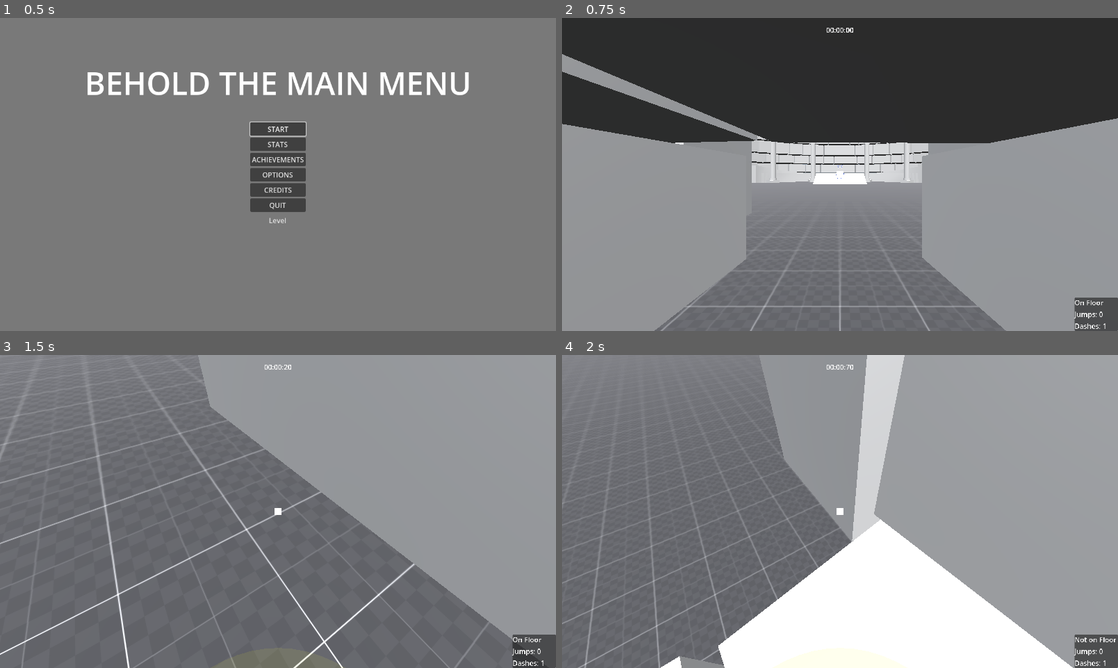
Above: before the commit, frames 1-4 (two rows, left to right).
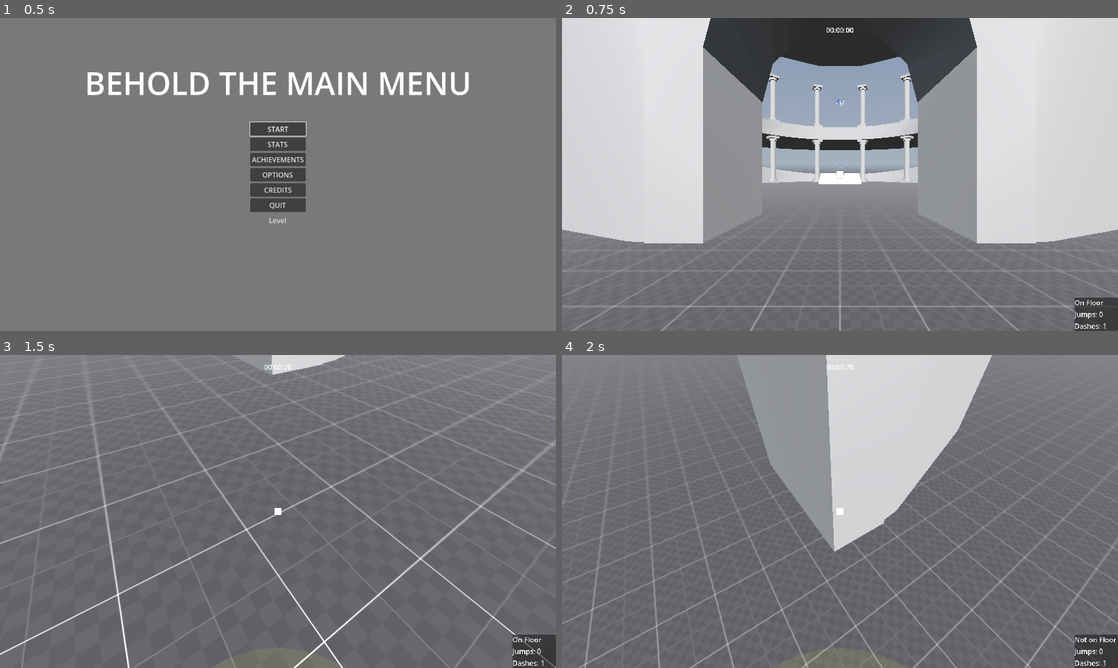
Above: after the commit, the same moments.

Repository: lucasrumney94/GodotGoneWild
Game: Godot game, scene res://Main/main_menu.tscn
Two runs of this game, one before a commit and one after it. Both use one fixed random seed, a clock stepped at 60 frames per second and the inputs below. The engine's default icon, where the game draws it, is replaced by a stand-in: a white triangle on a blue panel in a dark square. A sky picture missing from this copy of the repository is replaced by a grey-blue gradient.
Inputs (mouse positions are in pixels of both pictures, inside the frame that each line leads up to):
- Up to frame 1 (0.5 s): no input
- Up to frame 2 (0.75 s): click "START" at 0.5 s
- Up to frame 3 (1.5 s): tap Enter at 1.25 s; move the mouse to (305, 511) at 1.27 s; hold W (move_forward) from 1.28 s (still down); click (305, 511) at 1.35 s
- Up to frame 4 (2 s): keep holding W (move_forward); tap Space (jump) at 1.52 s

Frame 1 is identical in both runs. In frame 2, 65% of the frame differs, in the area x 0-100%, y 0-100%; in frame 3, 33%; in frame 4, 54%.

Commit message:
Working on Floor 2
Started blockout of 2nd floor, proving a bit tricky, but making progress
- Added a bookcase object scene

Diff:
--- a/godot-wild-tower/Main/Stages/stage_1.tscn
+++ b/godot-wild-tower/Main/Stages/stage_1.tscn
@@ -10,6 +10,7 @@
 [ext_resource type="PackedScene" uid="uid://dacvenlpyt2bp" path="res://Objects/Environment/Models/Column.tscn" id="8_j6044"]
 [ext_resource type="PackedScene" uid="uid://b2oiak8dl30w2" path="res://Objects/Enemies/BasicEnemy.tscn" id="9_ixssy"]
 [ext_resource type="PackedScene" uid="uid://c08aetbdbnjbc" path="res://Objects/Enemies/MobileEnemy.tscn" id="9_tiv3e"]
+[ext_resource type="PackedScene" uid="uid://ddxtpi8u5fqe0" path="res://Objects/Environment/Models/bookcase.tscn" id="11_fqk5l"]
 
 [sub_resource type="PanoramaSkyMaterial" id="PanoramaSkyMaterial_asy3g"]
 panorama = ExtResource("3_08bbj")
@@ -39,22 +40,23 @@
 
 [node name="TowerMesh" type="MeshInstance3D" parent="."]
 transform = Transform3D(3, 0, 0, 0, 3, 0, 0, 0, 3, 0, 0, 28.7709)
+visible = false
 mesh = ExtResource("7_506fq")
 
-[node name="Enemies" type="Node3D" parent="."]
-
-[node name="BasicEnemy" parent="Enemies" instance=ExtResource("9_ixssy")]
-
-[node name="BasicEnemy2" parent="Enemies" instance=ExtResource("9_ixssy")]
+[node name="1stEnemies" type="Node3D" parent="."]
+
+[node name="BasicEnemy" parent="1stEnemies" instance=ExtResource("9_ixssy")]
+
+[node name="BasicEnemy2" parent="1stEnemies" instance=ExtResource("9_ixssy")]
 transform = Transform3D(1, 0, 0, 0, 1, 0, 0, 0, 1, 0, 2, -17)
 
-[node name="BasicEnemy3" parent="Enemies" instance=ExtResource("9_ixssy")]
+[node name="BasicEnemy3" parent="1stEnemies" instance=ExtResource("9_ixssy")]
 transform = Transform3D(1, 0, 0, 0, 1, 0, 0, 0, 1, 23, 8, 2.5)
 
-[node name="BasicEnemy4" parent="Enemies" instance=ExtResource("9_ixssy")]
+[node name="BasicEnemy4" parent="1stEnemies" instance=ExtResource("9_ixssy")]
 transform = Transform3D(1, 0, 0, 0, 1, 0, 0, 0, 1, 0, 10, 2)
 
-[node name="MobileEnemy" parent="Enemies" node_paths=PackedStringArray("path_points") instance=ExtResource("9_tiv3e")]
+[node name="MobileEnemy" parent="1stEnemies" node_paths=PackedStringArray("path_points") instance=ExtResource("9_tiv3e")]
 transform = Transform3D(-1, 0, -8.74228e-08, 0, 1, 0, 8.74228e-08, 0, -1, 0, 12, 15)
 path_points = [NodePath("../../MobilePath1/Point1"), NodePath("../../MobilePath1/Point2"), NodePath("../../MobilePath1/Point3")]
 loop_path = true
@@ -119,13 +121,25 @@
 operation = 2
 size = Vector3(8, 10, 16)
 
+[node name="SideArchCut" type="CSGCylinder3D" parent="Stairs"]
+transform = Transform3D(-4.37114e-08, 1, -4.37114e-08, 0, -4.37114e-08, -1, -1, -4.37114e-08, 1.91069e-15, -23.5, 3, 0)
+operation = 2
+radius = 1.5
+height = 4.0
+sides = 12
+
+[node name="SideBoxCut" type="CSGBox3D" parent="Stairs"]
+transform = Transform3D(-4.37114e-08, 0, 1, 0, 1, 0, -1, 0, -4.37114e-08, -23.5, 1, 0)
+operation = 2
+size = Vector3(3, 4, 4)
+
 [node name="Landing" type="CSGCombiner3D" parent="."]
 use_collision = true
 
 [node name="CentralLanding" type="CSGPolygon3D" parent="Landing"]
-transform = Transform3D(-4.37114e-08, 0, -1, 0, 1, 0, 1, 0, -4.37114e-08, -5, 0, -23)
+transform = Transform3D(-4.37114e-08, 0, -1, 0, 1, 0, 1, 0, -4.37114e-08, -4, 0, -23)
 polygon = PackedVector2Array(0, 0, 0, 2, 10, 2, 15, 0)
-depth = 10.0
+depth = 8.0
 
 [node name="StairLanding" type="CSGCylinder3D" parent="Landing"]
 transform = Transform3D(1, 0, 0, 0, 1, 0, 0, 0, 1, 0, 1, 0)
@@ -142,44 +156,6 @@
 operation = 2
 size = Vector3(50, 2, 40)
 
-[node name="Columns" type="Node3D" parent="."]
-
-[node name="Column1" parent="Columns" instance=ExtResource("8_j6044")]
-transform = Transform3D(1.87939, 0, -0.68404, 0, 2, 0, 0.68404, 0, 1.87939, 6.5, 0, -19.5)
-
-[node name="Column2" parent="Columns" instance=ExtResource("8_j6044")]
-transform = Transform3D(1.41421, 0, -1.41421, 0, 2, 0, 1.41421, 0, 1.41421, 14.5, 0, -14.5)
-
-[node name="Column3" parent="Columns" instance=ExtResource("8_j6044")]
-transform = Transform3D(1.87939, 0, 0.68404, 0, 2, 0, -0.68404, 0, 1.87939, 19.5, 0, -6.5)
-
-[node name="Column4" parent="Columns" instance=ExtResource("8_j6044")]
-transform = Transform3D(1.87939, 0, -0.68404, 0, 2, 0, 0.68404, 0, 1.87939, 19.5, 0, 6.5)
-
-[node name="Column5" parent="Columns" instance=ExtResource("8_j6044")]
-transform = Transform3D(1.41421, 0, -1.41421, 0, 2, 0, 1.41421, 0, 1.41421, 14.5, 0, 14.5)
-
-[node name="Column6" parent="Columns" instance=ExtResource("8_j6044")]
-transform = Transform3D(1.87939, 0, 0.68404, 0, 2, 0, -0.68404, 0, 1.87939, 6.5, 0, 19.5)
-
-[node name="Column7" parent="Columns" instance=ExtResource("8_j6044")]
-transform = Transform3D(1.87939, 0, -0.68404, 0, 2, 0, 0.68404, 0, 1.87939, -6.5, 0, 19.5)
-
-[node name="Column8" parent="Columns" instance=ExtResource("8_j6044")]
-transform = Transform3D(1.41421, 0, 1.41421, 0, 2, 0, -1.41421, 0, 1.41421, -14.5, 0, 14.5)
-
-[node name="Column9" parent="Columns" instance=ExtResource("8_j6044")]
-transform = Transform3D(1.87939, 0, 0.68404, 0, 2, 0, -0.68404, 0, 1.87939, -19.5, 0, 6.5)
-
-[node name="Column10" parent="Columns" instance=ExtResource("8_j6044")]
-transform = Transform3D(1.87939, 0, -0.68404, 0, 2, 0, 0.68404, 0, 1.87939, -19.5, 0, -6.5)
-
-[node name="Column11" parent="Columns" instance=ExtResource("8_j6044")]
-transform = Transform3D(1.41421, 0, -1.41421, 0, 2, 0, 1.41421, 0, 1.41421, -14.5, 0, -14.5)
-
-[node name="Column12" parent="Columns" instance=ExtResource("8_j6044")]
-transform = Transform3D(1.87939, 0, 0.68404, 0, 2, 0, -0.68404, 0, 1.87939, -6.5, 0, -19.5)
-
 [node name="Archway" type="CSGCombiner3D" parent="."]
 use_collision = true
 
@@ -190,20 +166,167 @@
 [node name="ArchCut" type="CSGCylinder3D" parent="Archway/Mesh"]
 transform = Transform3D(1, 0, 0, 0, -4.37114e-08, -1, 0, 1, -4.37114e-08, 0, 0, 0)
 operation = 2
-radius = 4.0
+radius = 3.5
 height = 5.0
 sides = 12
 
 [node name="BoxCut" type="CSGBox3D" parent="Archway/Mesh"]
 transform = Transform3D(1, 0, 0, 0, 1, 0, 0, 0, 1, 0, -2.5, 0)
 operation = 2
-size = Vector3(8, 5, 5)
+size = Vector3(7, 5, 5)
+
+[node name="2ndFloorRetainer" type="CSGCombiner3D" parent="."]
+use_collision = true
+
+[node name="Mesh" type="CSGCylinder3D" parent="2ndFloorRetainer"]
+transform = Transform3D(1, 0, 0, 0, 1, 0, 0, 0, 1, 0, 11.5, 0)
+radius = 22.0
+height = 3.0
+sides = 28
+
+[node name="CentralCut" type="CSGCylinder3D" parent="2ndFloorRetainer/Mesh"]
+operation = 2
+radius = 19.0
+height = 3.5
+sides = 28
+
+[node name="LandingCut" type="CSGBox3D" parent="2ndFloorRetainer/Mesh"]
+transform = Transform3D(1, 0, 0, 0, 1, 0, 0, 0, 1, 0, 0, 20)
+operation = 2
+size = Vector3(7, 3.5, 5)
 
 [node name="2ndFloor" type="CSGCombiner3D" parent="."]
 use_collision = true
 
-[node name="CSGCylinder3D" type="CSGCylinder3D" parent="2ndFloor"]
+[node name="MainMesh" type="CSGCylinder3D" parent="2ndFloor"]
+transform = Transform3D(1, 0, 0, 0, 1, 0, 0, 0, 1, 0, 10.5, 0)
+radius = 40.0
+height = 1.0
+sides = 28
+
+[node name="CentralCut" type="CSGCylinder3D" parent="2ndFloor/MainMesh"]
+operation = 2
+radius = 25.0
+height = 1.0
+sides = 28
+
+[node name="SubMesh" type="CSGCylinder3D" parent="2ndFloor"]
+transform = Transform3D(1, 0, 0, 0, 1, 0, 0, 0, 1, 0, 10.5, 0)
+radius = 25.0
+height = 1.0
+sides = 28
+
+[node name="CentralCut" type="CSGCylinder3D" parent="2ndFloor/SubMesh"]
+operation = 2
+radius = 22.0
+height = 1.0
+sides = 28
+
+[node name="StairCut" type="CSGBox3D" parent="2ndFloor/SubMesh"]
+transform = Transform3D(1, 0, 0, 0, 1, 0, 0, 0, 1, 0, 0, 12.5)
+operation = 2
+size = Vector3(50, 1, 25)
+
+[node name="2ndLanding" type="CSGCylinder3D" parent="2ndFloor"]
 transform = Transform3D(1, 0, 0, 0, 1, 0, 0, 0, 1, 0, 10.5, 21)
 radius = 7.0
 height = 1.0
-sides = 16
+sides = 14
+
+[node name="Columns" type="Node3D" parent="."]
+
+[node name="Column1" parent="Columns" instance=ExtResource("8_j6044")]
+transform = Transform3D(1.87939, 0, -0.68404, 0, 2, 0, 0.68404, 0, 1.87939, 5.5, 0, -19.5)
+
+[node name="Column2" parent="Columns" instance=ExtResource("8_j6044")]
+transform = Transform3D(1.41421, 0, -1.41421, 0, 2, 0, 1.41421, 0, 1.41421, 14.5, 0, -14.5)
+
+[node name="Column3" parent="Columns" instance=ExtResource("8_j6044")]
+transform = Transform3D(1.87939, 0, 0.68404, 0, 2, 0, -0.68404, 0, 1.87939, 19.5, 0, -5.5)
+
+[node name="Column4" parent="Columns" instance=ExtResource("8_j6044")]
+transform = Transform3D(1.87939, 0, -0.68404, 0, 2, 0, 0.68404, 0, 1.87939, 19.5, 0, 5.5)
+
+[node name="Column5" parent="Columns" instance=ExtResource("8_j6044")]
+transform = Transform3D(1.41421, 0, -1.41421, 0, 2, 0, 1.41421, 0, 1.41421, 14.5, 0, 14.5)
+
+[node name="Column6" parent="Columns" instance=ExtResource("8_j6044")]
+transform = Transform3D(1.87939, 0, 0.68404, 0, 2, 0, -0.68404, 0, 1.87939, 5.5, 0, 19.5)
+
+[node name="Column7" parent="Columns" instance=ExtResource("8_j6044")]
+transform = Transform3D(1.87939, 0, -0.68404, 0, 2, 0, 0.68404, 0, 1.87939, -5.5, 0, 19.5)
+
+[node name="Column8" parent="Columns" instance=ExtResource("8_j6044")]
+transform = Transform3D(1.41421, 0, 1.41421, 0, 2, 0, -1.41421, 0, 1.41421, -14.5, 0, 14.5)
+
+[node name="Column9" parent="Columns" instance=ExtResource("8_j6044")]
+transform = Transform3D(1.87939, 0, 0.68404, 0, 2, 0, -0.68404, 0, 1.87939, -19.5, 0, 5.5)
+
+[node name="Column10" parent="Columns" instance=ExtResource("8_j6044")]
+transform = Transform3D(1.87939, 0, -0.68404, 0, 2, 0, 0.68404, 0, 1.87939, -19.5, 0, -5.5)
+
+[node name="Column11" parent="Columns" instance=ExtResource("8_j6044")]
+transform = Transform3D(1.41421, 0, -1.41421, 0, 2, 0, 1.41421, 0, 1.41421, -14.5, 0, -14.5)
+
+[node name="Column12" parent="Columns" instance=ExtResource("8_j6044")]
+transform = Transform3D(1.87939, 0, 0.68404, 0, 2, 0, -0.68404, 0, 1.87939, -5.5, 0, -19.5)
+
+[node name="2ndColumns" type="Node3D" parent="."]
+transform = Transform3D(1, 0, 0, 0, 1, 0, 0, 0, 1, 0, 13, 0)
+
+[node name="Column1" parent="2ndColumns" instance=ExtResource("8_j6044")]
+transform = Transform3D(1.87939, 0, -0.68404, 0, 2, 0, 0.68404, 0, 1.87939, 5.5, 0, -19.5)
+
+[node name="Column2" parent="2ndColumns" instance=ExtResource("8_j6044")]
+transform = Transform3D(1.41421, 0, -1.41421, 0, 2, 0, 1.41421, 0, 1.41421, 14.5, 0, -14.5)
+
+[node name="Column3" parent="2ndColumns" instance=ExtResource("8_j6044")]
+transform = Transform3D(1.87939, 0, 0.68404, 0, 2, 0, -0.68404, 0, 1.87939, 19.5, 0, -5.5)
+
+[node name="Column4" parent="2ndColumns" instance=ExtResource("8_j6044")]
+transform = Transform3D(1.87939, 0, -0.68404, 0, 2, 0, 0.68404, 0, 1.87939, 19.5, 0, 5.5)
+
+[node name="Column5" parent="2ndColumns" instance=ExtResource("8_j6044")]
+transform = Transform3D(1.41421, 0, -1.41421, 0, 2, 0, 1.41421, 0, 1.41421, 14.5, 0, 14.5)
+
+[node name="Column6" parent="2ndColumns" instance=ExtResource("8_j6044")]
+transform = Transform3D(1.87939, 0, 0.68404, 0, 2, 0, -0.68404, 0, 1.87939, 5.5, 0, 19.5)
+
+[node name="Column7" parent="2ndColumns" instance=ExtResource("8_j6044")]
+transform = Transform3D(1.87939, 0, -0.68404, 0, 2, 0, 0.68404, 0, 1.87939, -5.5, 0, 19.5)
+
+[node name="Column8" parent="2ndColumns" instance=ExtResource("8_j6044")]
+transform = Transform3D(1.41421, 0, 1.41421, 0, 2, 0, -1.41421, 0, 1.41421, -14.5, 0, 14.5)
+
+[node name="Column9" parent="2ndColumns" instance=ExtResource("8_j6044")]
+transform = Transform3D(1.87939, 0, 0.68404, 0, 2, 0, -0.68404, 0, 1.87939, -19.5, 0, 5.5)
+
+[node name="Column10" parent="2ndColumns" instance=ExtResource("8_j6044")]
+transform = Transform3D(1.87939, 0, -0.68404, 0, 2, 0, 0.68404, 0, 1.87939, -19.5, 0, -5.5)
+
+[node name="Column11" parent="2ndColumns" instance=ExtResource("8_j6044")]
+transform = Transform3D(1.41421, 0, -1.41421, 0, 2, 0, 1.41421, 0, 1.41421, -14.5, 0, -14.5)
+
+[node name="Column12" parent="2ndColumns" instance=ExtResource("8_j6044")]
+transform = Transform3D(1.87939, 0, 0.68404, 0, 2, 0, -0.68404, 0, 1.87939, -5.5, 0, -19.5)
+
+[node name="CSGCombiner3D" type="CSGCombiner3D" parent="."]
+
+[node name="CSGBox3D" type="CSGBox3D" parent="CSGCombiner3D"]
+transform = Transform3D(1, 0, 0, 0, 1, 0, 0, 0, 1, -32, 16, -0.44494)
+size = Vector3(20, 10, 1)
+
+[node name="Bookcases" type="Node3D" parent="."]
+transform = Transform3D(1, 0, 0, 0, 1, 0, 0, 0, 1, 0, 11, 0)
+
+[node name="Bookcase" parent="Bookcases" instance=ExtResource("11_fqk5l")]
+transform = Transform3D(0.793353, 0, -0.608761, 0, 1, 0, 0.608761, 0, 0.793353, 22.9761, 0, 16.9111)
+
+[node name="Bookcase2" parent="Bookcases" instance=ExtResource("11_fqk5l")]
+transform = Transform3D(0.793353, 0, -0.608761, 0, 1, 0, 0.608761, 0, 0.793353, 26.3232, 0, 19.51)
+
+[node name="2ndEnemies" type="Node3D" parent="."]
+transform = Transform3D(1, 0, 0, 0, 1, 0, 0, 0, 1, 0, 11, 0)
+
+[node name="MobileEnemy" parent="2ndEnemies" instance=ExtResource("9_tiv3e")]
+transform = Transform3D(1, 0, 0, 0, 1, 0, 0, 0, 1, 23.7575, 0, 14.29)
--- /dev/null
+++ b/godot-wild-tower/Objects/Environment/Models/bookcase.tscn
@@ -0,0 +1,54 @@
+[gd_scene load_steps=6 format=3 uid="uid://ddxtpi8u5fqe0"]
+
+[sub_resource type="BoxShape3D" id="BoxShape3D_h76rt"]
+size = Vector3(4, 4.5, 1)
+
+[sub_resource type="BoxMesh" id="BoxMesh_kjy4h"]
+size = Vector3(4, 0.5, 1)
+
+[sub_resource type="BoxMesh" id="BoxMesh_7spct"]
+size = Vector3(4, 0.2, 1)
+
+[sub_resource type="BoxMesh" id="BoxMesh_mquhr"]
+size = Vector3(0.2, 4, 1)
+
+[sub_resource type="BoxMesh" id="BoxMesh_k4ub5"]
+size = Vector3(4, 4, 0.1)
+
+[node name="Bookcase" type="Node3D"]
+
+[node name="StaticBody3D" type="StaticBody3D" parent="."]
+
+[node name="CollisionShape3D" type="CollisionShape3D" parent="StaticBody3D"]
+transform = Transform3D(1, 0, 0, 0, 1, 0, 0, 0, 1, 0, 2.25, 0)
+shape = SubResource("BoxShape3D_h76rt")
+
+[node name="BottomShelf" type="MeshInstance3D" parent="StaticBody3D"]
+transform = Transform3D(1, 0, 0, 0, 1, 0, 0, 0, 1, 0, 0.25, 0)
+mesh = SubResource("BoxMesh_kjy4h")
+skeleton = NodePath("../..")
+
+[node name="MidShelf" type="MeshInstance3D" parent="StaticBody3D"]
+transform = Transform3D(1, 0, 0, 0, 1, 0, 0, 0, 1, 0, 2.3, 0)
+mesh = SubResource("BoxMesh_7spct")
+skeleton = NodePath("../..")
+
+[node name="TopShelf" type="MeshInstance3D" parent="StaticBody3D"]
+transform = Transform3D(1, 0, 0, 0, 1, 0, 0, 0, 1, 0, 4.4, 0)
+mesh = SubResource("BoxMesh_7spct")
+skeleton = NodePath("../..")
+
+[node name="RightShelf" type="MeshInstance3D" parent="StaticBody3D"]
+transform = Transform3D(1, 0, 0, 0, 1, 0, 0, 0, 1, 1.9, 2.4, 0)
+mesh = SubResource("BoxMesh_mquhr")
+skeleton = NodePath("../..")
+
+[node name="RightShelf2" type="MeshInstance3D" parent="StaticBody3D"]
+transform = Transform3D(1, 0, 0, 0, 1, 0, 0, 0, 1, -1.9, 2.4, 0)
+mesh = SubResource("BoxMesh_mquhr")
+skeleton = NodePath("../..")
+
+[node name="MiddleBack" type="MeshInstance3D" parent="StaticBody3D"]
+transform = Transform3D(1, 0, 0, 0, 1, 0, 0, 0, 1, 0, 2.4, 0)
+mesh = SubResource("BoxMesh_k4ub5")
+skeleton = NodePath("../..")
Not shown: 1 places in godot-wild-tower/Main/Stages/stage_1.tscn that only renumber resources
